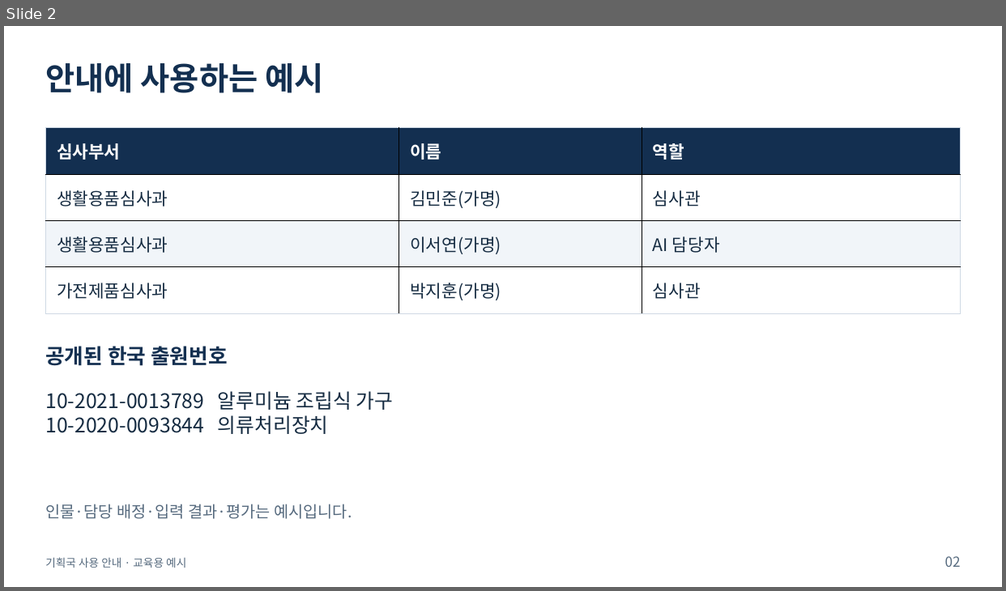
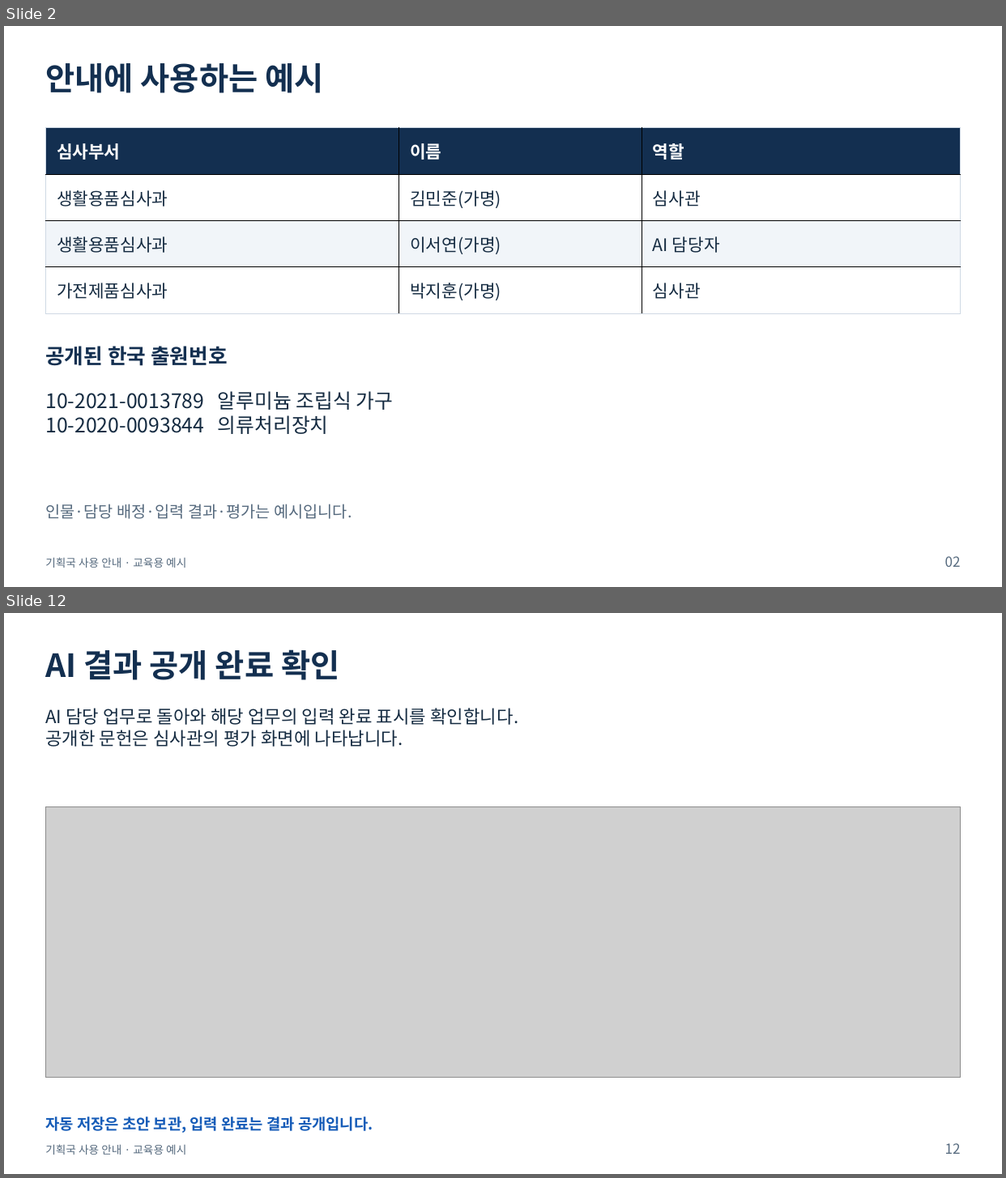
Before and after one commit to sohnjun96/PatentExamTools, a slide deck: docs/user-guides/기획국_AI검색결과평가_사용안내.pptx. Shown one above the other, each under a label of ours: slide 2 before the commit, slides 2 and 12 after it; the slides between them are not shown. The pictures are 1006x591 and 1006x1178 pixels, drawn with LibreOffice and Linux fonts; fonts in the diff are those of the drawing; grey boxes stand for pictures. Boxes give left, top, right and bottom in pixels: in the first picture for what was removed or moved away, otherwise in the second. Text is boxed around its words. In the diff, an @@ line names an element or a change of style, - is before the commit and + after.

```diff
--- a/docs/user-guides/기획국_AI검색결과평가_사용안내.pptx
+++ b/docs/user-guides/기획국_AI검색결과평가_사용안내.pptx
@@ slide 12 added at <box>4,613,1002,1174</box>, background #FFFFFF @@
@@ text added at <box>45,649,339,680</box>, 34.5 pt, text #132F50, bold @@
+AI 결과 공개 완료 확인
@@ text added at <box>45,708,518,747</box>, 19.5 pt, text #152B41 @@
+AI 담당 업무로 돌아와 해당 업무의 입력 완료 표시를 확인합니다.
+공개한 문헌은 심사관의 평가 화면에 나타납니다.
@@ picture added at <box>45,807,960,1077</box> @@
@@ text added at <box>45,1117,373,1133</box>, 16.5 pt, text #165CB8, bold @@
+자동 저장은 초안 보관, 입력 완료는 결과 공개입니다.
@@ text added at <box>45,1144,186,1155</box>, 12 pt, text #566A7E @@
+기획국 사용 안내 · 교육용 예시
@@ text added at <box>945,1144,961,1154</box>, 15 pt, text #566A7E @@
+12
```
Also in this commit, not shown: 7 slides changed, 6 other slides added, 1 slide removed, 1 other file.
